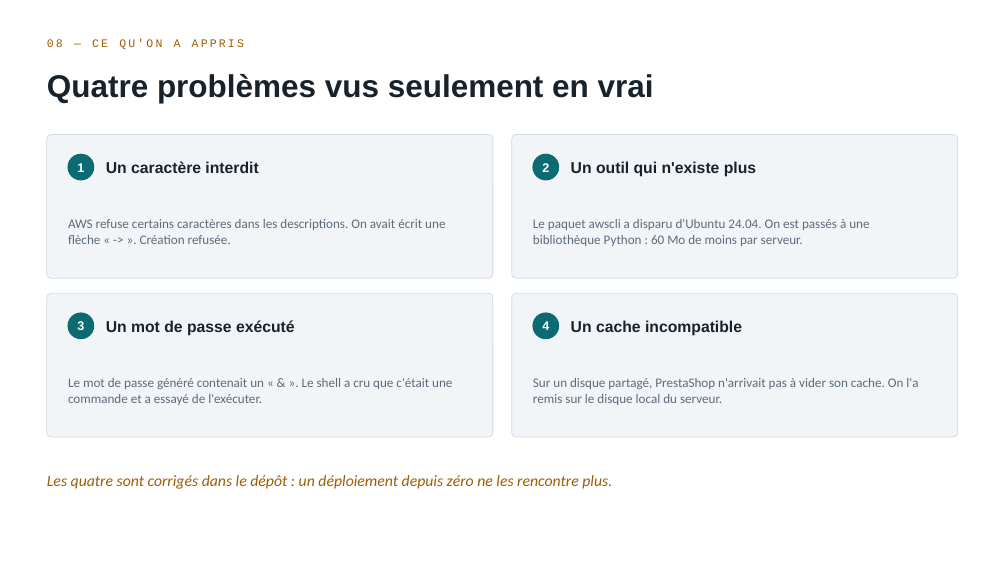
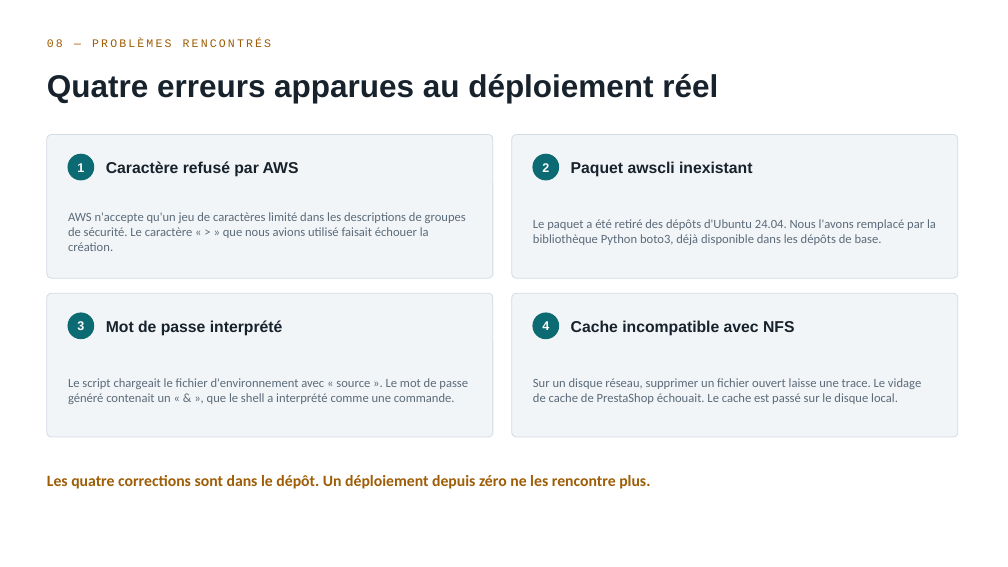
Before and after one commit to rayenebnt/5HASH, a slide deck: slide 9 of docs/soutenance-5hash.pptx. Drawn at 1008x567 pixels with LibreOffice and Linux fonts; fonts in the diff are those of the drawing. Boxes give left, top, right and bottom in pixels: in the first picture for what was removed or moved away, otherwise in the second. Text is boxed around its words. In the diff, an @@ line names an element or a change of style, - is before the commit and + after.

```diff
--- a/docs/soutenance-5hash.pptx
+++ b/docs/soutenance-5hash.pptx
@@ text at [47,39,271,47]: text changed @@
-08 — CE QU'ON A APPRIS
+08 — PROBLÈMES RENCONTRÉS
@@ text at [47,74,718,103]: text changed @@
-Quatre problèmes vus seulement en vrai
+Quatre erreurs apparues au déploiement réel
@@ text at [106,161,299,177]: text changed @@
-Un caractère interdit
+Caractère refusé par AWS
@@ text at [571,161,752,177]: text changed @@
-Un outil qui n'existe plus
+Paquet awscli inexistant
@@ text at [68,212,466,251]: text changed; size 12.5 to 12 pt @@
-AWS refuse certains caractères dans les descriptions. On avait écrit une flèche « -> ». Création refusée.
+AWS n'accepte qu'un jeu de caractères limité dans les descriptions de groupes de sécurité. Le caractère « > » que nous avions utilisé faisait échouer la création.
@@ text at [533,219,936,245]: text changed; size 12.5 to 12 pt @@
-Le paquet awscli a disparu d'Ubuntu 24.04. On est passés à une bibliothèque Python : 60 Mo de moins par serveur.
+Le paquet a été retiré des dépôts d'Ubuntu 24.04. Nous l'avons remplacé par la bibliothèque Python boto3, déjà disponible dans les dépôts de base.
@@ text at [106,320,283,336]: text changed @@
-Un mot de passe exécuté
+Mot de passe interprété
@@ text at [571,320,794,336]: text changed @@
-Un cache incompatible
+Cache incompatible avec NFS
@@ text at [68,378,468,404]: text changed; size 12.5 to 12 pt @@
-Le mot de passe généré contenait un « & ». Le shell a cru que c'était une commande et a essayé de l'exécuter.
+Le script chargeait le fichier d'environnement avec « source ». Le mot de passe généré contenait un « & », que le shell a interprété comme une commande.
@@ text at [533,378,921,404]: text changed; size 12.5 to 12 pt @@
-Sur un disque partagé, PrestaShop n'arrivait pas à vider son cache. On l'a remis sur le disque local du serveur.
+Sur un disque réseau, supprimer un fichier ouvert laisse une trace. Le vidage de cache de PrestaShop échouait. Le cache est passé sur le disque local.
@@ text at [47,475,650,489]: text changed; bold on; italic off @@
-Les quatre sont corrigés dans le dépôt : un déploiement depuis zéro ne les rencontre plus.
+Les quatre corrections sont dans le dépôt. Un déploiement depuis zéro ne les rencontre plus.
```
Also in this commit, not shown: 10 other slides changed, 1 slide added, 1 slide removed, 2 other files.
